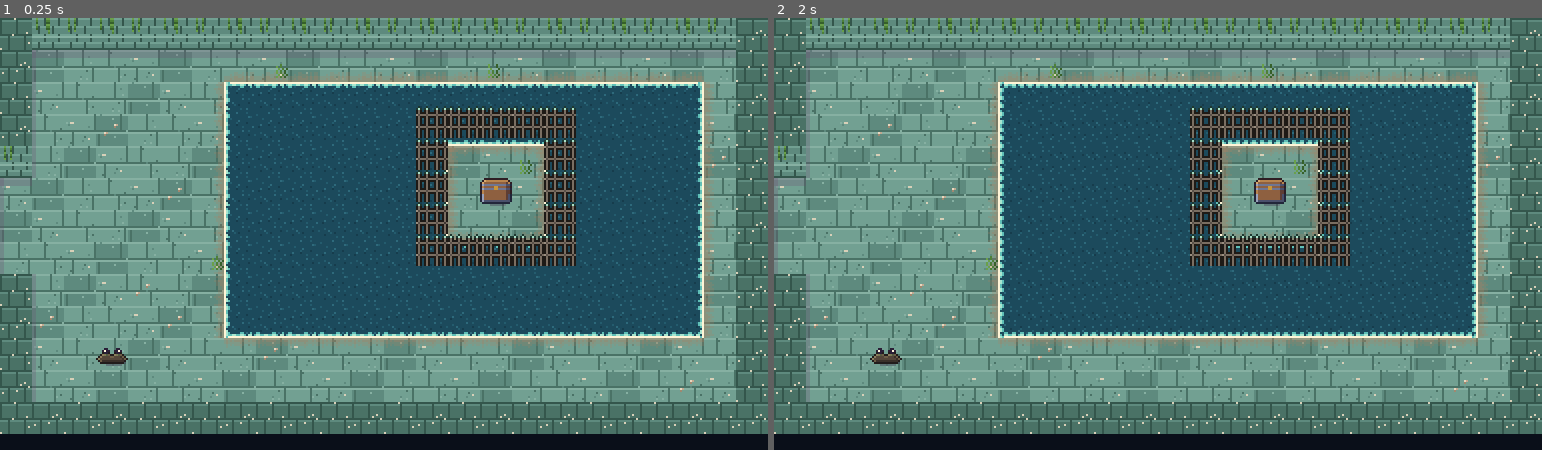
Above: before the commit, frames 1-2 (left to right).
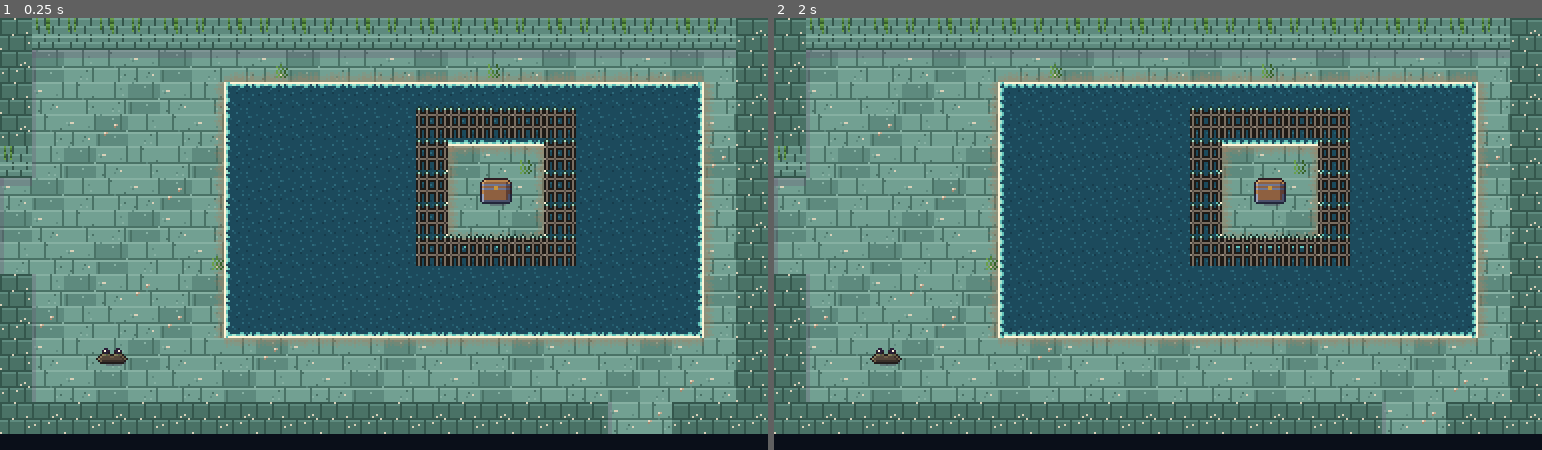
Above: after the commit, the same moments.

Repository: ashciraulo/Leviathan
Game: Godot game, scene res://rooms/room_37_9.tscn
The game is run twice, just before and just after one commit, with the same random seed, the same clock (stepped at 60 frames per second) and the same inputs. This scene is started directly instead of the project's main scene.
Inputs (mouse positions are in pixels of both pictures, inside the frame that each line leads up to):
- Up to frame 1 (0.25 s): no input
- Up to frame 2 (2 s): tap Enter (ui_accept) at 0.5, 0.77, 1.07, 1.25 s; move the mouse to (1326, 212) at 0.52 s; hold D (move_right) 0.53-1.25 s; hold H (hum) 0.53-1.25 s; click (1326, 212) at 0.67 s; tap K (interact) at 0.8 s; drag from (1004, 255) to (889, 346) at 1.27 s

The runs differ from the first frame. In frame 1, 0.6% of the frame differs, in the area x 79-88%, y 88-97%; in frame 2, 0.6%.

Commit message:
Dungeon completeness: optional rooms with tier-3 gear, compass boss marker, dungeon check
- Undercroft (37,10): Diver's Helm swim to the Nacre Buckler
- Ossuary (41,10): behind a concealed wall in the Bone Pit, Abyssal Coat
- Tidewell (45,10): flooding floor and hook post, the Tidecaller
- Compass marks each dungeon's boss on the map until it is calmed
- tools/dungeon_check.py: one map, compass and big key per dungeon,
  a big door and boss, enough small keys (run by check.sh)
- Smoke test for the optional rooms and the map screen in every dungeon

Co-Authored-By: Claude Opus 5.5 <noreply@anthropic.com>
Claude-Session: https://claude.ai/code/session_01UYEn5VjHLAcVEoVjeQTmCo

Diff:
--- a/locale/strings.csv
+++ b/locale/strings.csv
@@ -619,3 +619,12 @@
 CAPTION_ECHO_RISE,An echo rises
 CAPTION_ECHO_CALM,An echo sighs
 CAPTION_OLD_ONE_HUM,The Old One hums
+ROOM_BELFRY_UNDERCROFT,The Drowned Belfry: Undercroft
+ROOM_TOMB_OSSUARY,The Marrow Tomb: Ossuary
+ROOM_MAW_HOLLOW,The Maw: Tidewell
+TOAST_GOT_NACRE_BUCKLER,You found the Nacre Buckler!
+TOAST_GOT_ABYSSAL,You found the Abyssal Coat!
+TOAST_GOT_TIDECALLER_SWORD,You found the Tidecaller!
+GOT_NACRE_BUCKLER_1,"The Nacre Buckler! Mother-of-pearl, grown over a bell-ringer's shield in the dark."
+GOT_ABYSSAL_1,"The Abyssal Coat! Cut from something that lived far deeper than this. It is heavier than it looks."
+GOT_TIDECALLER_SWORD_1,"The Tidecaller! A keeper's blade, lost in the Old One's mouth long ago. It hums with the tide."
--- /dev/null
+++ b/rooms/room_37_10.tscn
@@ -0,0 +1,23 @@
+[gd_scene load_steps=2 format=3]
+
+[ext_resource type="Script" path="res://scripts/world/room.gd" id="1_room"]
+
+[node name="Room" type="Node2D"]
+script = ExtResource("1_room")
+name_key = "ROOM_BELFRY_UNDERCROFT"
+biome = "belfry"
+dungeon = "belfry"
+chest_item = "nacre_buckler"
+layout = "###################..###
+#QQQQQQQQQQQQQQQQQQ....#
+#..QQQQQQQQQQQQQQQQ....#
+#..QQQQQQQQQQQQQQQQ....#
+#..QQQQQQQQQQQQQQQQ....#
+#..QQQQQQQQQQQQQQQQ....#
+#.C.QQQQQQQQQQQQQQQ....#
+#..QQQQQQQQQQQQQQQQ....#
+#..QQQQQQQQQQQQQQQQ....#
+#..QQQQQQQQQQQQQQQQ.c..#
+#..QQQQQQQQQQQQQQQQ....#
+#QQQQQQQQQQQQQQQQQQ....#
+########################"
--- a/rooms/room_37_9.tscn
+++ b/rooms/room_37_9.tscn
@@ -20,4 +20,4 @@
 #......QQQQQQQQQQQQQQQ.#
 #..m...................#
 #......................#
-########################"
+###################..###"
--- /dev/null
+++ b/rooms/room_41_10.tscn
@@ -0,0 +1,23 @@
+[gd_scene load_steps=2 format=3]
+
+[ext_resource type="Script" path="res://scripts/world/room.gd" id="1_room"]
+
+[node name="Room" type="Node2D"]
+script = ExtResource("1_room")
+name_key = "ROOM_TOMB_OSSUARY"
+biome = "tomb"
+dungeon = "tomb"
+chest_item = "abyssal"
+layout = "###################..###
+#......................#
+#..##..............##..#
+#..##..............##..#
+#......................#
+#......................#
+#.......########.......#
+#.......#......#.......#
+#.......#..C...#...M...#
+#.......#......#.......#
+#.......###%%###.......#
+#....M.................#
+########################"
--- a/rooms/room_41_9.tscn
+++ b/rooms/room_41_9.tscn
@@ -22,4 +22,4 @@
 #......##......##......#
 #..........M...........#
 #......................#
-########################"
+###################$$###"
--- /dev/null
+++ b/rooms/room_45_10.tscn
@@ -0,0 +1,23 @@
+[gd_scene load_steps=2 format=3]
+
+[ext_resource type="Script" path="res://scripts/world/room.gd" id="1_room"]
+
+[node name="Room" type="Node2D"]
+script = ExtResource("1_room")
+name_key = "ROOM_MAW_HOLLOW"
+biome = "maw"
+dungeon = "maw"
+chest_item = "tidecaller_sword"
+layout = "###################..###
+#...,,,,,,,,,,,,,,,....#
+#...,,,,,,,,,,,,,,,....#
+#.x.,,,,,,,,,,,,,,,....#
+#...,,,,,,...,,,,,,....#
+#...,,,,,,.O.,,,,,,....#
+#.C.,,,,,,...,,,,,,....#
+#...,,,,,,...,,,,,,....#
+#...,,,,,,,,,,,,,,,....#
+#.x.,,,,,,,,,,,,,,,....#
+#...,,,,,,,,,,,,,,,....#
+#...,,,,,,,,,,,,,,,....#
+########################"
--- a/rooms/room_45_9.tscn
+++ b/rooms/room_45_9.tscn
@@ -22,4 +22,4 @@
 #.......q.....___......#
 #..j..........___...j..#
 #.............___......#
-########################"
+###################..###"
--- a/scripts/ui/map_page.gd
+++ b/scripts/ui/map_page.gd
@@ -34,6 +34,9 @@
 
 ## Area names: "" is the overworld.
 const AREA_KEYS := {"": "MAP_OVERWORLD", "hull": "DUNGEON_HULL", "kiln": "DUNGEON_KILN", "mire": "DUNGEON_MIRE", "gale": "DUNGEON_GALE", "glacier": "DUNGEON_GLACIER", "belfry": "DUNGEON_BELFRY", "tomb": "DUNGEON_TOMB", "maw": "DUNGEON_MAW"}
+## Each dungeon's boss, by the flag set when it is calmed (the Maw's
+## Dreaming Heart is "the_end").
+const BOSS_FLAGS := {"hull": "boss_hull", "kiln": "boss_kiln", "mire": "boss_mire", "gale": "boss_gale", "glacier": "boss_glacier", "belfry": "boss_belfry", "tomb": "boss_tomb", "maw": "boss_maw_vael"}
 
 var _view: Control
 var _area := ""
@@ -210,6 +213,9 @@
 				var marker := MenuKit.Marker.STONE_AWAKE if _stone_awake(coord) else MenuKit.Marker.STONE_ASLEEP
 				MenuKit.draw_marker(_view, marker, rect.position + Vector2(tile) * PX + Vector2(1, 0))
 		if _area != "" and GameState.has_dungeon_item(_area, "compass"):
+			# The compass points to the bell's keeper, until it is calmed.
+			if info.get("boss", Vector2i(-1, -1)) != Vector2i(-1, -1) and not _boss_calmed(coord):
+				MenuKit.draw_marker(_view, MenuKit.Marker.BOSS, rect.position + Vector2(info["boss"]) * PX + Vector2(1, 0))
 			for tile: Vector2i in info["chests"]:
 				var flag := "chest_%d_%d_%d_%d" % [coord.x, coord.y, tile.x, tile.y]
 				if not GameState.flags.get(flag, false):
@@ -222,6 +228,13 @@
 	var selected: Rect2 = _rects[_cursor]
 	selected.position += _scroll
 	MenuKit.draw_cursor(_view, selected)
+
+
+## True once the boss in this room has been calmed.
+func _boss_calmed(coord: Vector2i) -> bool:
+	var flag: String = "the_end" if RoomInfo.get_room(coord)["name_key"] == "ROOM_MAW_HEART" \
+		else BOSS_FLAGS.get(_area, "")
+	return GameState.has_flag(flag)
 
 
 func _player_local() -> Vector2:
--- a/scripts/world/chest.gd
+++ b/scripts/world/chest.gd
@@ -19,6 +19,9 @@
 	"compass": ["TOAST_GOT_COMPASS", HullSprites.COMPASS],
 	"big_key": ["TOAST_GOT_BIG_KEY", HullSprites.BIG_KEY],
 	"breath_pearl": ["TOAST_GOT_PEARL", null],
+	"nacre_buckler": ["TOAST_GOT_NACRE_BUCKLER", null],
+	"abyssal": ["TOAST_GOT_ABYSSAL", null],
+	"tidecaller_sword": ["TOAST_GOT_TIDECALLER_SWORD", null],
 }
 ## Finding one of these opens the dialogue box to explain it.
 const ITEM_TALK := {
@@ -29,6 +32,9 @@
 	"frostfang_bow": ["GOT_FROSTFANG_BOW_1", "GOT_FROSTFANG_BOW_2"],
 	"divers_helm": ["GOT_DIVERS_HELM_1", "GOT_DIVERS_HELM_2"],
 	"echo_horn": ["GOT_ECHO_HORN_1", "GOT_ECHO_HORN_2"],
+	"nacre_buckler": ["GOT_NACRE_BUCKLER_1"],
+	"abyssal": ["GOT_ABYSSAL_1"],
+	"tidecaller_sword": ["GOT_TIDECALLER_SWORD_1"],
 }
 
 var room_coord := Vector2i.ZERO
--- a/scripts/world/room_info.gd
+++ b/scripts/world/room_info.gd
@@ -7,7 +7,8 @@
 const DIR := "res://rooms/"
 
 ## coord -> {name_key, biome, dungeon, rows, stones: Array[Vector2i] (tiles),
-##           chests: Array[Vector2i], doors: Array[Vector2i]}
+##           chests: Array[Vector2i], doors: Array[Vector2i],
+##           boss: Vector2i (a dungeon boss's tile, or (-1, -1))}
 static var _rooms: Dictionary = {}
 static var _loaded := false
 
@@ -72,6 +73,7 @@
 		var stones: Array[Vector2i] = []
 		var chests: Array[Vector2i] = []
 		var doors: Array[Vector2i] = []
+		var boss := Vector2i(-1, -1)
 		for y in rows.size():
 			for x in rows[y].length():
 				match rows[y][x]:
@@ -81,6 +83,9 @@
 						chests.append(Vector2i(x, y))
 					"D":
 						doors.append(Vector2i(x, y))
+					"V":
+						if room.dungeon != "":
+							boss = Vector2i(x, y)
 		_rooms[coord] = {
 			"name_key": room.name_key,
 			"biome": room.biome,
@@ -89,6 +94,7 @@
 			"stones": stones,
 			"chests": chests,
 			"doors": doors,
+			"boss": boss,
 			"alt_flag": room.alt_flag,
 			"alt_rows": Room.parse_layout(room.alt_layout) if room.alt_layout != "" else PackedStringArray(),
 		}
--- a/tests/screenshots.gd
+++ b/tests/screenshots.gd
@@ -40,7 +40,7 @@
 	add_child(game)
 	await _wait(0.6)
 	# SHOTS_ONLY=kiln captures just the Kiln (for quick local runs).
-	if OS.get_environment("SHOTS_ONLY") in ["hull", "kiln", "mire", "gale", "glacier", "belfry", "tomb", "maw", "mantle", "lowe", "crucible", "turn"]:
+	if OS.get_environment("SHOTS_ONLY") in ["hull", "kiln", "mire", "gale", "glacier", "belfry", "tomb", "maw", "extras", "mantle", "lowe", "crucible", "turn"]:
 		match OS.get_environment("SHOTS_ONLY"):
 			"hull":
 				await _hull_shots(game)
@@ -58,6 +58,8 @@
 				await _tomb_shots(game)
 			"maw":
 				await _maw_shots(game)
+			"extras":
+				await _extras_shots(game)
 			"mantle":
 				game.queue_free()
 				await _wait(0.2)
@@ -340,6 +342,9 @@
 	# 8i. The Maw.
 	await _maw_shots(game)
 
+	# 8j. The optional rooms, and a dungeon map with its compass.
+	await _extras_shots(game)
+
 	# 9. Pause menu.
 	var pause: PauseMenu = null
 	for child in game.get_children():
@@ -1183,6 +1188,43 @@
 	await _wait(0.2)
 
 
+func _extras_shots(game: Node) -> void:
+	for item in ["echo_horn", "divers_helm", "kite_cloak", "glowmoth_lantern", "tide_hook"]:
+		GameState.give_item(item)
+	MawBreath.elapsed = 0.0
+	var rooms := [
+		[Vector2i(37, 10), "159_belfry_undercroft", Vector2i(20, 1)],
+		[Vector2i(41, 10), "160_tomb_ossuary", Vector2i(19, 1)],
+		[Vector2i(45, 10), "161_maw_tidewell", Vector2i(20, 1)],
+	]
+	for shot: Array in rooms:
+		var at := await _jump(game, shot[0], shot[2])
+		game.player._invuln = 600.0
+		for child in at.get_children():
+			if child is Enemy:
+				child.ai_enabled = false
+		MawBreath.elapsed = 0.0
+		await _wait(0.5)
+		game.player._invuln = 0.0
+		await _wait(0.05)
+		await _capture(shot[1])
+	# The Marrow Tomb's map, with its map and compass: every room, the
+	# chests, and the Regent.
+	await _jump(game, Vector2i(40, 10), Vector2i(11, 6))
+	GameState.give_item(Items.dungeon_item("tomb", "map"))
+	GameState.give_item(Items.dungeon_item("tomb", "compass"))
+	var pause: PauseMenu = null
+	for child in game.get_children():
+		if child is PauseMenu:
+			pause = child
+	if pause:
+		pause.open(PauseMenu.Tab.MAP)
+		await _wait(0.4)
+		await _capture("162_tomb_map_compass")
+		pause.close()
+		await _wait(0.1)
+
+
 func _maw_shots(game: Node) -> void:
 	for item in ["echo_horn", "divers_helm", "kite_cloak", "glowmoth_lantern", "tide_hook"]:
 		GameState.give_item(item)
--- a/tests/smoke_test.gd
+++ b/tests/smoke_test.gd
@@ -38,6 +38,7 @@
 		await _test_belfry_dungeon()
 		await _test_tomb_dungeon()
 		await _test_maw_dungeon()
+		await _test_extras_dungeon()
 		await _test_villagers()
 		await _test_story()
 		await _test_brinewood_pearl()
@@ -1902,6 +1903,71 @@
 		_check(not GameState.final_line, "Hum goes back to normal")
 	DreamingHeart.roll_credits = true
 	game.queue_free()
+	await _wait(0.1)
+
+
+## Dungeon completeness: the optional rooms with the finest gear, and the
+## map screen in every dungeon with its map and compass.
+func _test_extras_dungeon() -> void:
+	# Each optional room, its way in, and its chest.
+	var extras := [
+		[Vector2i(36, 10), Vector2i(37, 9), Vector2i(37, 10), "nacre_buckler"],
+		[Vector2i(40, 10), Vector2i(41, 9), Vector2i(41, 10), "abyssal"],
+		[Vector2i(44, 10), Vector2i(45, 9), Vector2i(45, 10), "tidecaller_sword"],
+	]
+	for extra: Array in extras:
+		GameState.reset_new_game()
+		GameState.set_checkpoint(extra[0], GameState.NO_POSITION)
+		var game: Node = (load("res://scenes/game.tscn") as PackedScene).instantiate()
+		add_child(game)
+		await _wait(0.6)
+		var player: Player = game.player
+		player._invuln = 600.0
+		var room := await _goto(game, extra[1], Vector2i(11, 6))
+		await _calm(room)
+		var below: String = RoomInfo.get_room(extra[2])["rows"][0]
+		var above: String = RoomInfo.get_room(extra[1])["rows"][12]
+		_check(above[19] != "#" and above[20] != "#" and below[19] == "." and below[20] == ".", "%s opens south to %s" % [room.name_key, extra[2]])
+		if extra[3] == "abyssal":
+			var walls := _child_of(room, BoneWall).filter(func(w: BoneWall) -> bool: return w.concealed and w.tile.y == 12)
+			_check(walls.size() == 2, "a concealed wall hides the Ossuary")
+			for wall: BoneWall in walls:
+				wall.horn_hit(Vector2.ZERO)
+			await _wait(0.3)
+			_check(_child_of(room, BoneWall).filter(func(w: BoneWall) -> bool: return w.tile.y == 12 and not w.is_queued_for_deletion()).is_empty(), "the Echo Horn brings it down")
+		room = await _goto(game, extra[2], Vector2i(19, 1))
+		await _calm(room)
+		var chests := _child_of(room, Chest)
+		_check(chests.size() == 1 and chests[0].item == extra[3], "%s keeps the %s" % [room.name_key, extra[3]])
+		if chests.size() == 1:
+			chests[0].interact()
+			await _wait(1.0)
+			await _close_dialogue(game)
+			_check(GameState.equipped_item(Items.kind(extra[3])) == extra[3], "Wren takes up the %s" % extra[3])
+		game.queue_free()
+		await _wait(0.1)
+
+	# The map screen in each dungeon: the map shows every room, the compass
+	# every chest and the boss until it is calmed.
+	GameState.reset_new_game()
+	for dungeon: String in MapPage.BOSS_FLAGS:
+		var rooms := RoomInfo.in_area(dungeon)
+		GameState.dungeon = dungeon
+		GameState.room_coord = rooms[0]
+		var page := MapPage.new()
+		add_child(page)
+		page.on_open()
+		_check(page._rooms.size() == 1, "%s: with no map, only the room Wren stands in" % dungeon)
+		GameState.give_item(Items.dungeon_item(dungeon, "map"))
+		GameState.give_item(Items.dungeon_item(dungeon, "compass"))
+		page.on_open()
+		_check(page._rooms.size() == rooms.size(), "%s: the map shows all %d rooms" % [dungeon, rooms.size()])
+		var bosses := rooms.filter(func(c: Vector2i) -> bool: return RoomInfo.get_room(c)["boss"] != Vector2i(-1, -1))
+		_check(bosses.size() >= 1 and not page._boss_calmed(bosses[0]), "%s: the compass points to its boss" % dungeon)
+		GameState.set_flag(MapPage.BOSS_FLAGS[dungeon])
+		_check(page._boss_calmed(bosses.filter(func(c: Vector2i) -> bool: return RoomInfo.get_room(c)["name_key"] != "ROOM_MAW_HEART")[0]), "%s: and stops once it is calmed" % dungeon)
+		page.queue_free()
+	GameState.reset_new_game()
 	await _wait(0.1)
 
 
Not shown, changed: tools/check.sh
